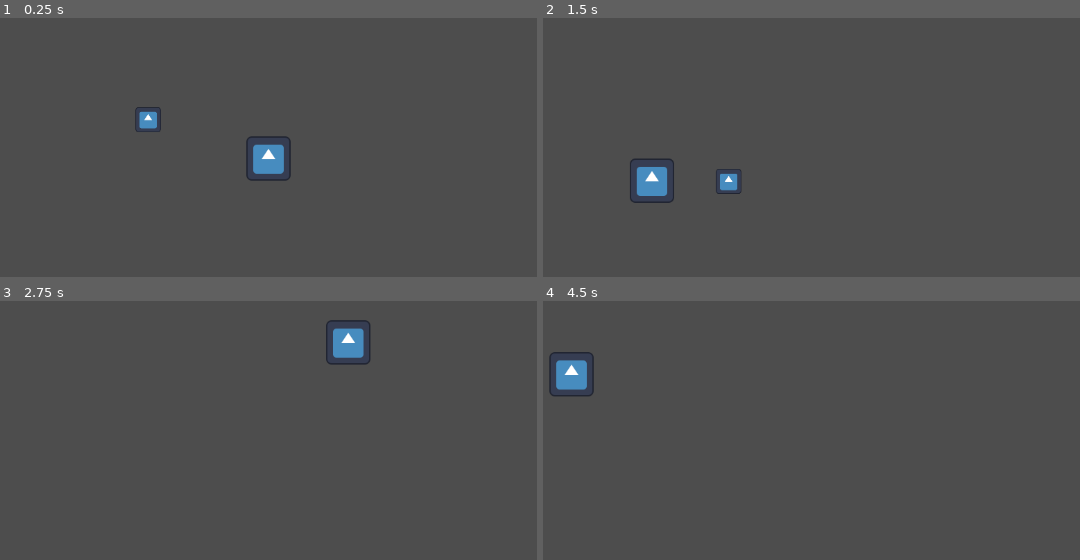
Above: before the commit, frames 1-4 (two rows, left to right).
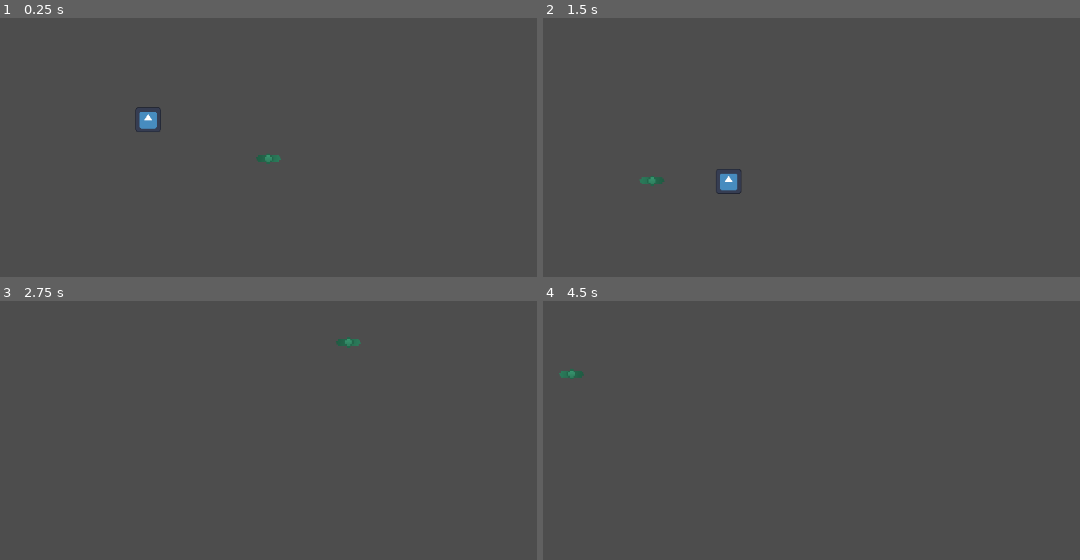
Above: after the commit, the same moments.

Repository: SukainaA/bubbleTheBully
Game: Godot game, scene res://scenes/level.tscn
Two runs of this game, one before a commit and one after it. Both use one fixed random seed, a clock stepped at 60 frames per second and the inputs below. The engine's default icon, where the game draws it, is replaced by a stand-in: a white triangle on a blue panel in a dark square.
Inputs (mouse positions are in pixels of both pictures, inside the frame that each line leads up to):
- Up to frame 1 (0.25 s): no input
- Up to frame 2 (1.5 s): move the mouse to (988, 137) at 0.52 s; move the mouse to (650, 181) at 1.27 s
- Up to frame 3 (2.75 s): move the mouse to (349, 342) at 2.02 s
- Up to frame 4 (4.5 s): tap Enter at 2.75, 4.25 s; move the mouse to (773, 531) at 2.77 s; tap Space at 3.5 s; move the mouse to (1053, 508) at 3.52 s; move the mouse to (569, 373) at 4.27 s

The runs differ from the first frame. In frame 1, 0.9% of the frame differs, in the area x 26-55%, y 38-63%; in frame 2, 0.8%; in frame 3, 0.9%; in frame 4, 0.9%.

Commit message:
added bubble popping

Diff:
--- a/project.godot
+++ b/project.godot
@@ -15,6 +15,10 @@
 config/features=PackedStringArray("4.3", "GL Compatibility")
 config/icon="res://icon.svg"
 
+[display]
+
+mouse_cursor/custom_image="res://sprites/fan/fan_middle.png"
+
 [global_group]
 
 bubble=""
@@ -22,5 +26,6 @@
 
 [rendering]
 
+textures/canvas_textures/default_texture_filter=0
 renderer/rendering_method="gl_compatibility"
 renderer/rendering_method.mobile="gl_compatibility"
--- a/scenes/fan.tscn
+++ b/scenes/fan.tscn
@@ -1,18 +1,66 @@
-[gd_scene load_steps=4 format=3 uid="uid://bmktpbye2iwo3"]
+[gd_scene load_steps=8 format=3 uid="uid://bmktpbye2iwo3"]
 
 [ext_resource type="Script" path="res://scripts/fan.gd" id="1_4o6sp"]
-[ext_resource type="Texture2D" uid="uid://dtof6w78ddxyu" path="res://icon.svg" id="1_8gk2s"]
+[ext_resource type="Texture2D" uid="uid://cnro5wxe4eogx" path="res://sprites/fan/fans.png" id="2_vu6le"]
+[ext_resource type="Texture2D" uid="uid://clw30mfdypepa" path="res://sprites/fan/fan_middle.png" id="3_f6d7h"]
 
 [sub_resource type="CircleShape2D" id="CircleShape2D_ala2i"]
-radius = 151.4
+radius = 19.0
+
+[sub_resource type="Animation" id="Animation_exopq"]
+length = 0.001
+tracks/0/type = "value"
+tracks/0/imported = false
+tracks/0/enabled = true
+tracks/0/path = NodePath("Sprite2D2:rotation")
+tracks/0/interp = 1
+tracks/0/loop_wrap = true
+tracks/0/keys = {
+"times": PackedFloat32Array(0),
+"transitions": PackedFloat32Array(1),
+"update": 0,
+"values": [0.0]
+}
+
+[sub_resource type="Animation" id="Animation_kmfek"]
+resource_name = "fan_spin"
+loop_mode = 1
+tracks/0/type = "value"
+tracks/0/imported = false
+tracks/0/enabled = true
+tracks/0/path = NodePath("Sprite2D2:rotation")
+tracks/0/interp = 1
+tracks/0/loop_wrap = true
+tracks/0/keys = {
+"times": PackedFloat32Array(0, 1),
+"transitions": PackedFloat32Array(1, 1),
+"update": 0,
+"values": [0.0, 12.5489]
+}
+
+[sub_resource type="AnimationLibrary" id="AnimationLibrary_qe4xl"]
+_data = {
+"RESET": SubResource("Animation_exopq"),
+"fan_spin": SubResource("Animation_kmfek")
+}
 
 [node name="Area2D" type="Area2D" groups=["fan"]]
+scale = Vector2(5, 5)
 script = ExtResource("1_4o6sp")
 
+[node name="Sprite2D2" type="Sprite2D" parent="."]
+texture = ExtResource("2_vu6le")
+
 [node name="Sprite2D" type="Sprite2D" parent="."]
-texture = ExtResource("1_8gk2s")
+texture = ExtResource("3_f6d7h")
 
 [node name="CollisionShape2D" type="CollisionShape2D" parent="."]
 shape = SubResource("CircleShape2D_ala2i")
 
+[node name="AnimationPlayer" type="AnimationPlayer" parent="."]
+libraries = {
+"": SubResource("AnimationLibrary_qe4xl")
+}
+autoplay = "fan_spin"
+
 [connection signal="body_entered" from="." to="." method="_on_body_entered"]
--- a/scripts/fan.gd
+++ b/scripts/fan.gd
@@ -15,6 +15,7 @@
 
 func _ready() -> void:
 	#Input.set_mouse_mode(Input.MOUSE_MODE_HIDDEN)
+
 	enable_fan()
 
 func _on_body_entered(body):
